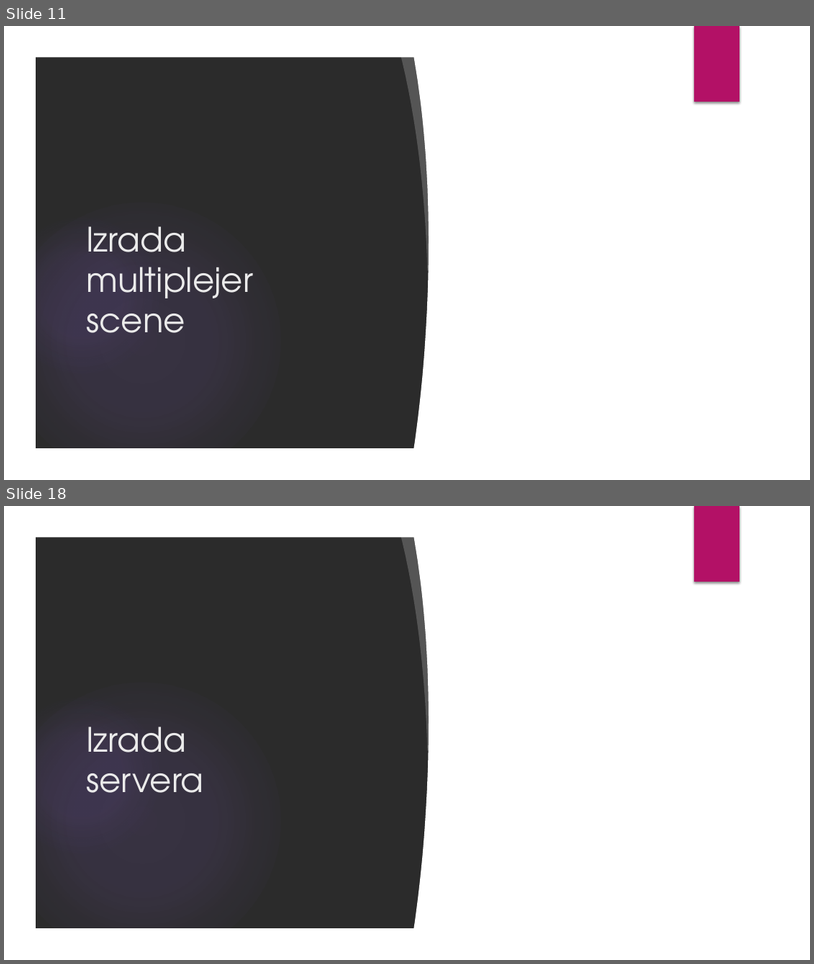
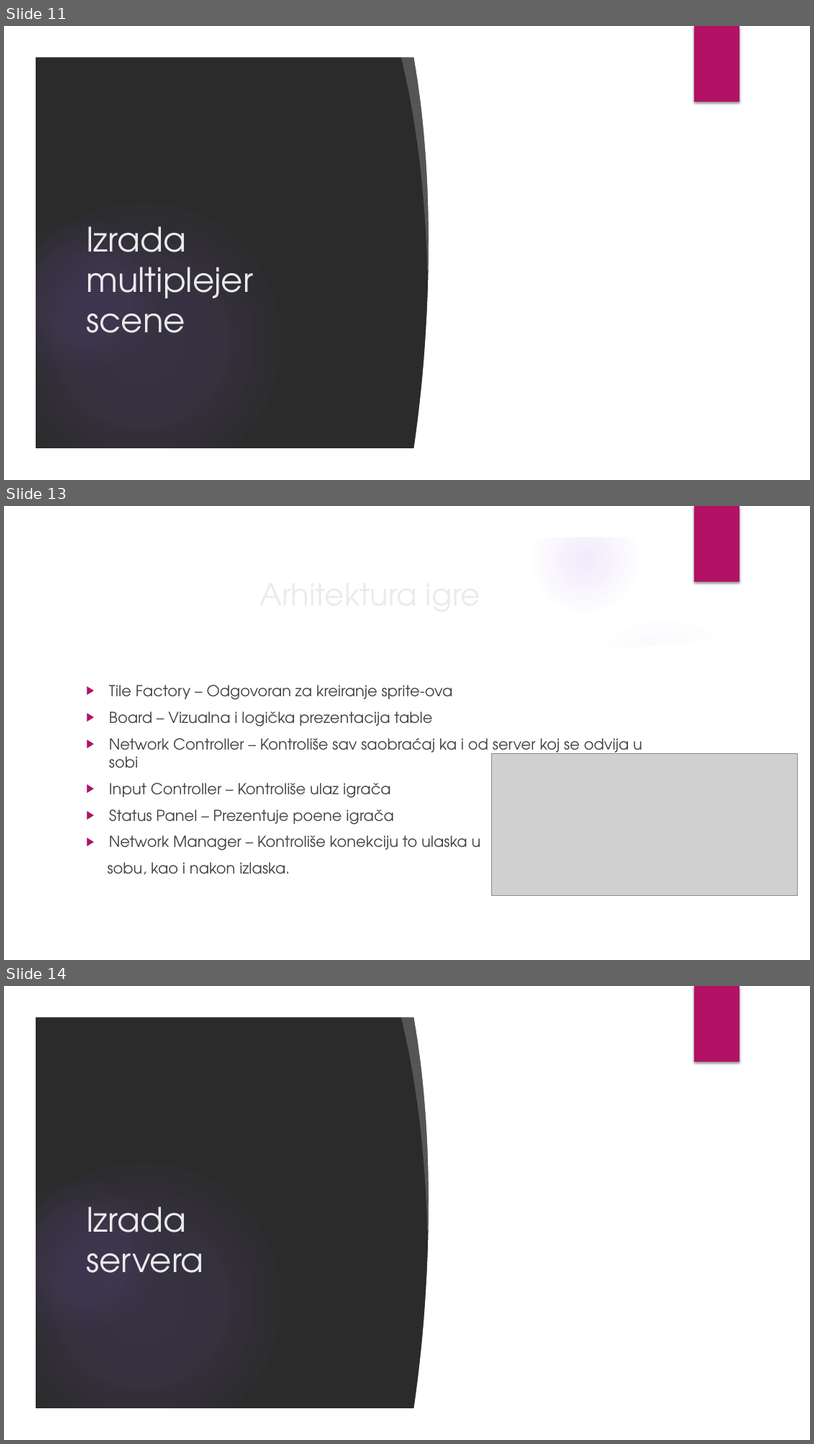
Before and after one commit to DavidManic/MineSweepersServer, a slide deck: Prezentacija.pptx. Shown one above the other, each under a label of ours: slides 11 and 18 before the commit, slides 11, 13 and 14 after it; the slides between them are not shown. The pictures are 814x964 and 814x1444 pixels, drawn with LibreOffice and Linux fonts; fonts in the diff are those of the drawing; grey boxes stand for pictures; background and template pictures are left out; a plain dark background stands for a picture behind light text. Boxes give left, top, right and bottom in pixels: in the first picture for what was removed or moved away, otherwise in the second. Text is boxed around its words. In the diff, an @@ line names an element or a change of style, - is before the commit and + after.

```diff
--- a/Prezentacija.pptx
+++ b/Prezentacija.pptx
@@ slide 13 added at (4,506,810,960), background picture (left out); not listed: 6 template elements that a slide beside it also shows @@
@@ title added at (80,570,660,617), 36 pt, text #EBEBEB @@
+Arhitektura igre
@@ freeform shape added at (565,607,785,672), fill #FFFFFF at 20% opacity @@
@@ freeform shape added at (34,629,780,929), fill #FFFFFF @@
@@ ellipse added at (574,617,759,803), fill gradient #9B6BF2 @@
@@ text added at (108,685,643,875), 18 pt, text #404040 @@
+▶ Tile Factory – Odgovoran za kreiranje sprite-ova
+▶ Board – Vizualna i logička prezentacija table
+▶ Network Controller – Kontroliše sav saobraćaj ka i od server koj se odvija u sobi
+▶ Input Controller – Kontroliše ulaz igrača
+▶ Status Panel – Prezentuje poene igrača
+▶ Network Manager – Kontroliše konekciju to ulaska u
+sobu, kao i nakon izlaska.
@@ picture added at (491,754,797,895) @@
@@ what was slide 18 is now slide 14 @@
```
Also in this commit, not shown: 1 slide changed, 9 other slides added, 16 slides removed, 15 other files.
